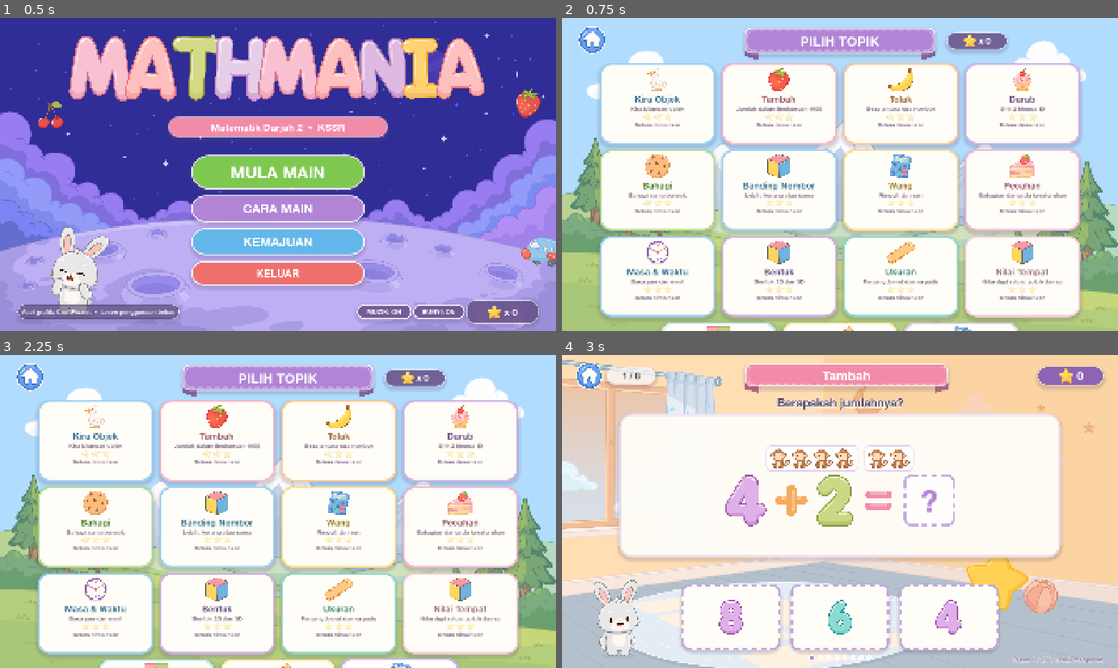
Above: before the commit, frames 1-4 (two rows, left to right).
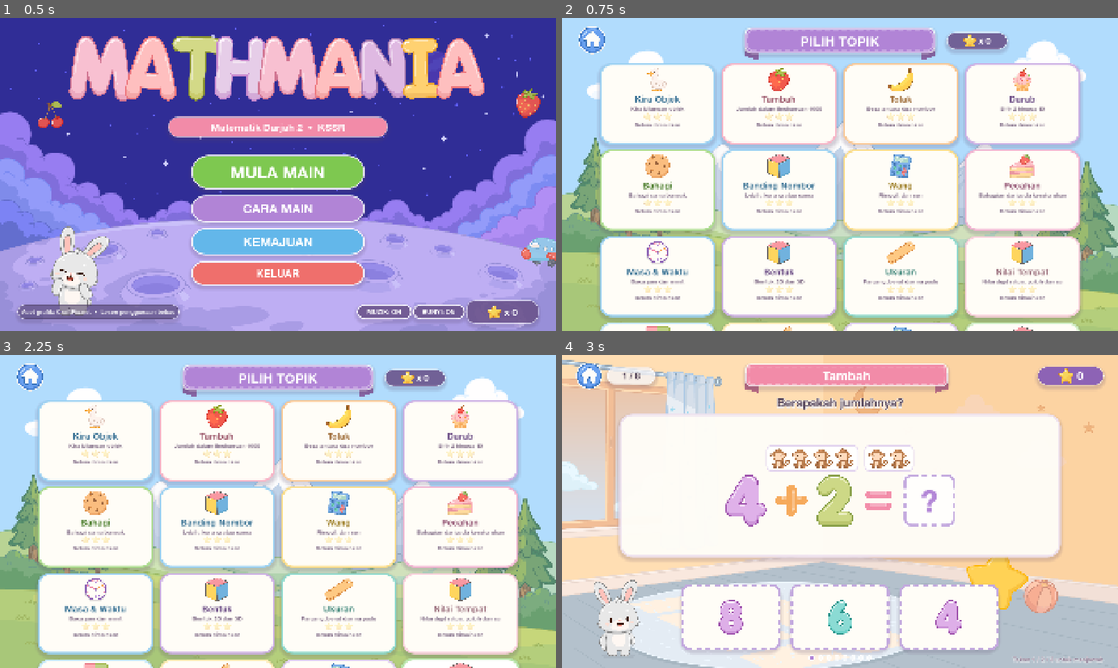
Above: after the commit, the same moments.

Repository: madbytestudio/MathMania
Game: Godot game, scene res://scenes/main_menu.tscn
Two runs of this game, one before a commit and one after it. Both use one fixed random seed, a clock stepped at 60 frames per second and the inputs below.
Inputs (mouse positions are in pixels of both pictures, inside the frame that each line leads up to):
- Up to frame 1 (0.5 s): no input
- Up to frame 2 (0.75 s): click "MULA MAIN" at 0.5 s
- Up to frame 3 (2.25 s): click (94, 439) at 1.27 s; click (27, 376) at 2 s
- Up to frame 4 (3 s): click (778, 439) at 2.77 s

Frame 1 is identical in both runs. In frame 2, 1.2% of the frame differs, in the area x 6-94%, y 97-100%; in frame 3, 1.3%, in the area x 6-94%, y 96-100%; in frame 4, nothing differs.

Commit message:
Sambung topik Pengurusan Data/Piktograf
- Tambah topik pengurusan_data dalam QuestionBank.TOPICS (icon block)
- Penjana _make_pengurusan_data: piktograf, soalan jumlah/lebih/beza
- Visual PictographView: baris kategori dengan ikon + bilangan
- Daftar class_name PictographView dalam cache .godot
- Kemas kini docs/idea-topik.md (16 topik, Pengurusan Data = selesai)
- Kemas hingga ujian: topik count 15->16, tangkap skrin pengurusan_data

Diff:
--- a/scripts/game.gd
+++ b/scripts/game.gd
@@ -446,6 +446,10 @@
 				NumberLineView.new(int(visual["number"]), int(visual["low"]),
 					int(visual["high"]), int(visual["midpoint"]),
 					Vector2(880, 180)))
+		"pictograph":
+			_visual_holder.add_child(
+				PictographView.new(visual["categories"],
+					Vector2(880, 260)))
 
 
 ## Pilih bilangan lajur yang seimbang (elak baris terakhir yang terlalu kosong).
--- /dev/null
+++ b/scripts/pictograph_view.gd
@@ -0,0 +1,57 @@
+class_name PictographView
+extends Control
+## Piktograf untuk topik Pengurusan Data. Setiap kategori dipaparkan sebagai
+## satu baris: nama kategori, ikon objek mengikut bilangan, dan bilangan di hujung.
+
+var categories: Array = []
+var _font: Font = load("res://assets/fonts/AlteHaasGroteskBold.ttf")
+
+
+func _init(p_categories: Array = [], p_size: Vector2 = Vector2(880, 260)) -> void:
+	categories = p_categories.duplicate()
+	custom_minimum_size = p_size
+	mouse_filter = Control.MOUSE_FILTER_IGNORE
+	resized.connect(queue_redraw)
+
+
+func set_categories(p_categories: Array) -> void:
+	categories = p_categories.duplicate()
+	queue_redraw()
+
+
+func _draw() -> void:
+	if categories.is_empty():
+		return
+
+	var row_h := size.y / float(categories.size())
+	var obj_size := 30.0
+	var obj_gap := 6.0
+	var obj_start_x := 160.0
+	var count_x := size.x - 120.0
+
+	for i in categories.size():
+		var cat: Dictionary = categories[i]
+		var cy := row_h * float(i) + row_h * 0.5
+
+		# Nama kategori di kiri.
+		var name := str(cat["name"])
+		var name_size := _font.get_string_size(name, HORIZONTAL_ALIGNMENT_LEFT, -1, 26)
+		draw_string(_font, Vector2(16.0, cy + name_size.y * 0.3), name,
+			HORIZONTAL_ALIGNMENT_LEFT, -1, 26, UI.TXT)
+
+		# Ikon objek mengikut bilangan.
+		var count := int(cat["count"])
+		var sprite := str(cat["sprite"])
+		var tex := UI.tex(sprite)
+		var x := obj_start_x
+		for j in count:
+			if tex:
+				draw_texture_rect(tex, Rect2(x, cy - obj_size * 0.5, obj_size, obj_size),
+					false, Color(1, 1, 1, 0.9))
+			x += obj_size + obj_gap
+
+		# Bilangan di kanan.
+		var count_text := str(count)
+		var count_size := _font.get_string_size(count_text, HORIZONTAL_ALIGNMENT_LEFT, -1, 26)
+		draw_string(_font, Vector2(count_x, cy + count_size.y * 0.3), count_text,
+			HORIZONTAL_ALIGNMENT_LEFT, -1, 26, Color("c76a89"))
--- a/scripts/question_bank.gd
+++ b/scripts/question_bank.gd
@@ -110,6 +110,12 @@
 		"desc": "Tambah dan tolak berseterusnya",
 		"syllabus": "Operasi bergabung tambah dan tolak",
 		"icon": "res://assets/objects/calculator.png", "color": "cbb3e6",
+	},
+	{
+		"id": "pengurusan_data", "name": "Pengurusan Data", "short": "Data",
+		"desc": "Baca piktograf dan banding data",
+		"syllabus": "Pengurusan data: piktograf",
+		"icon": "res://assets/objects/block.png", "color": "b7e4a8",
 	},
 ]
 
@@ -188,6 +194,8 @@
 			return _make_bundar_nombor(difficulty, rng)
 		"operasi_bergabung":
 			return _make_operasi_bergabung(difficulty, rng)
+		"pengurusan_data":
+			return _make_pengurusan_data(difficulty, rng)
 		_:
 			return _make_tambah(difficulty, rng)
 
@@ -821,6 +829,82 @@
 		_number_distractors(rng, answer, deltas, 0))
 
 
+# ------------------------------------------------------ pengurusan data
+static func _make_pengurusan_data(d: int, rng: RandomNumberGenerator) -> Dictionary:
+	var cat_count: int = [2, 3, 4][d - 1]
+	var max_count: int = [6, 9, 12][d - 1]
+	var min_count: int = [2, 3, 4][d - 1]
+
+	var category_names := ["Aple", "Pepayar", "Mangga", "Durian", "Pisang",
+		"Rambutan", "Cherri", "Limau", "Nenas", "Manggis"]
+	for i in range(category_names.size() - 1, 0, -1):
+		var j := rng.randi_range(0, i)
+		var tmp: String = category_names[i]
+		category_names[i] = category_names[j]
+		category_names[j] = tmp
+
+	var categories: Array = []
+	for i in cat_count:
+		var count := rng.randi_range(min_count, max_count)
+		categories.append({
+			"name": category_names[i],
+			"count": count,
+			"sprite": _random_object(rng),
+		})
+
+	var total := 0
+	var max_count_val := 0
+	var min_count_val := 999
+	var max_name := ""
+	var min_name := ""
+	for cat in categories:
+		var c := int(cat["count"])
+		total += c
+		if c > max_count_val:
+			max_count_val = c
+			max_name = str(cat["name"])
+		if c < min_count_val:
+			min_count_val = c
+			min_name = str(cat["name"])
+
+	# Jenis soalan: jumlah (nombor), lebih (nama), beza (nombor).
+	# "lebih" memerlukan sekurang-kurangnya 3 kategori supaya 3 pilihan tetap wujud.
+	var qtype_options := ["jumlah", "beza"]
+	if cat_count >= 3:
+		qtype_options.append("lebih")
+	var qtype: String = qtype_options[rng.randi_range(0, qtype_options.size() - 1)]
+
+	var question := {
+		"expr": [],
+		"visual": {"mode": "pictograph", "categories": categories},
+		"hint": "Kira bilangan ikon untuk setiap kategori.",
+	}
+
+	match qtype:
+		"jumlah":
+			var answer := total
+			question["prompt"] = "Berapakah jumlah semua ikon dalam piktograf ini?"
+			var deltas := [1, 2, 3, 5]
+			return _assemble(question, rng, _num_choice(answer),
+				_number_distractors(rng, answer, deltas, 0))
+		"lebih":
+			var answer := max_name
+			question["prompt"] = "Kategori manakah yang paling banyak ikonnya?"
+			var names: Array = []
+			for cat in categories:
+				names.append(str(cat["name"]))
+			var others := _text_distractors(rng, answer, names)
+			return _assemble(question, rng, _text_choice(answer), others)
+		"beza":
+			var answer := max_count_val - min_count_val
+			question["prompt"] = "Berapakah beza antara kategori paling banyak dan paling sedikit?"
+			var deltas := [1, 2, 3, 5]
+			return _assemble(question, rng, _num_choice(answer),
+				_number_distractors(rng, answer, deltas, 0))
+
+	return question
+
+
 # --------------------------------------------------------------- pembantu
 ## Bina baris operasi dan tambah "= ?" di hujung.
 static func _equation(parts: Array) -> Array:
--- a/tests/run_tests.gd
+++ b/tests/run_tests.gd
@@ -18,7 +18,7 @@
 	var rng := RandomNumberGenerator.new()
 	rng.seed = 20240501
 
-	_expect(QuestionBank.TOPICS.size() == 15, "bank: perlu 15 topik")
+	_expect(QuestionBank.TOPICS.size() == 16, "bank: perlu 16 topik")
 
 	for topic in QuestionBank.TOPICS:
 		for difficulty in [1, 2, 3]:
--- a/tests/screenshot.gd
+++ b/tests/screenshot.gd
@@ -35,6 +35,7 @@
 	await _capture("res://scenes/game.tscn", "16_game_pola_nombor", "pola_nombor")
 	await _capture("res://scenes/game.tscn", "17_game_bundar_nombor", "bundar_nombor")
 	await _capture("res://scenes/game.tscn", "18_game_operasi_bergabung", "operasi_bergabung")
+	await _capture("res://scenes/game.tscn", "19_game_pengurusan_data", "pengurusan_data")
 	await _capture("res://scenes/result.tscn", "10_result", "tambah")
 	await _capture("res://scenes/result.tscn", "16_result_semakan", "tambah",
 		func(scene: Node) -> void:
--- a/tests/test_runner.gd
+++ b/tests/test_runner.gd
@@ -39,7 +39,7 @@
 	var rng := RandomNumberGenerator.new()
 	rng.seed = 20240501
 
-	_expect(QuestionBank.TOPICS.size() == 15, "bank: perlu 15 topik")
+	_expect(QuestionBank.TOPICS.size() == 16, "bank: perlu 16 topik")
 	var seen_ids: Array = []
 	for topic in QuestionBank.TOPICS:
 		var id := str(topic["id"])
Not shown, changed: docs/idea-topik.md
